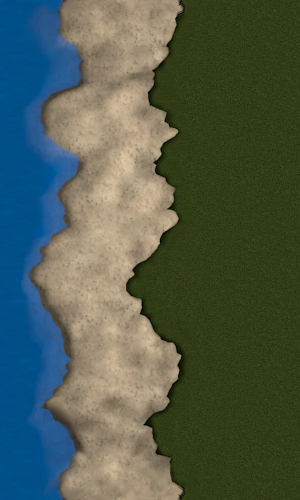
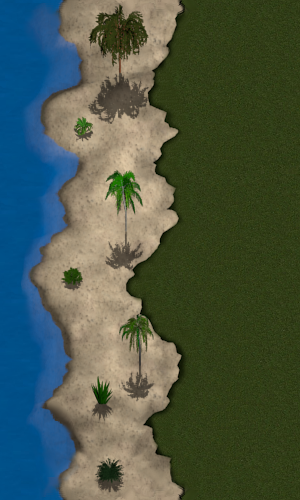
Layer changes from the first 300 × 500 image to the second:
added layer "Background copy#19" above "Background copy#15" over (94, 457, 125, 493)
added layer "Background copy#15" above "Background copy#17" over (60, 266, 84, 292)
added layer "Background copy#17" above "baum_schatten0001.png#10" over (73, 116, 93, 142)
added layer "baum_schatten0001.png#10" above "baum_schatten0001.png#15" over (87, 4, 150, 124)
added layer "baum_schatten0001.png#15" above "baum_schatten0001.png#33" over (118, 313, 155, 402)
added layer "baum_schatten0001.png#33" above "baum_schatten0001.png#40" over (104, 169, 144, 272)
added layer "baum_schatten0001.png#40" above "Clipboard" over (90, 375, 114, 422)
